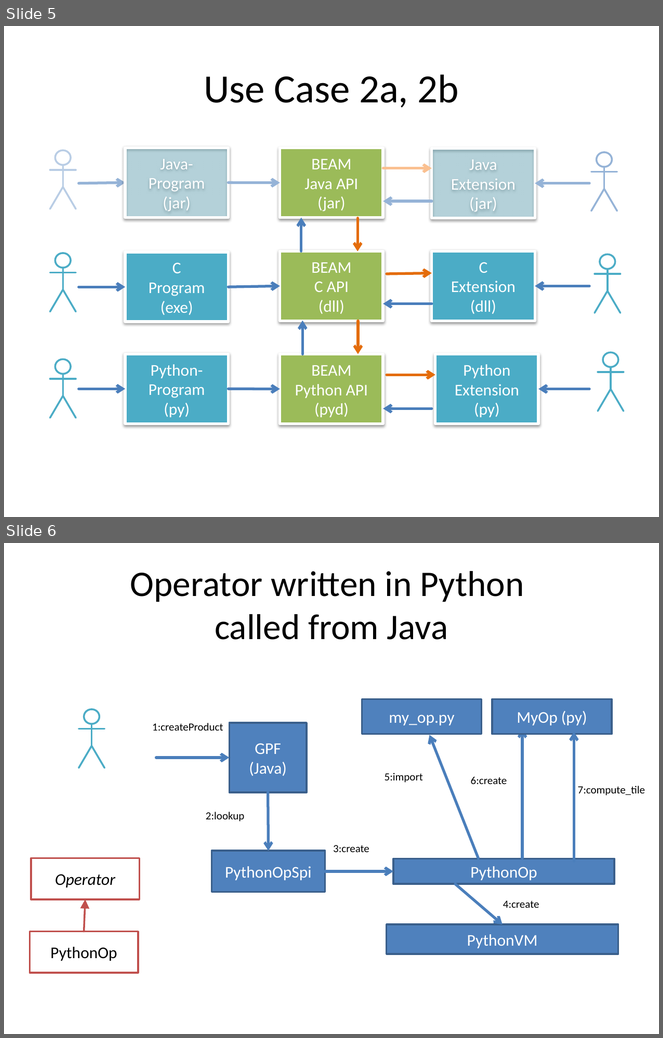
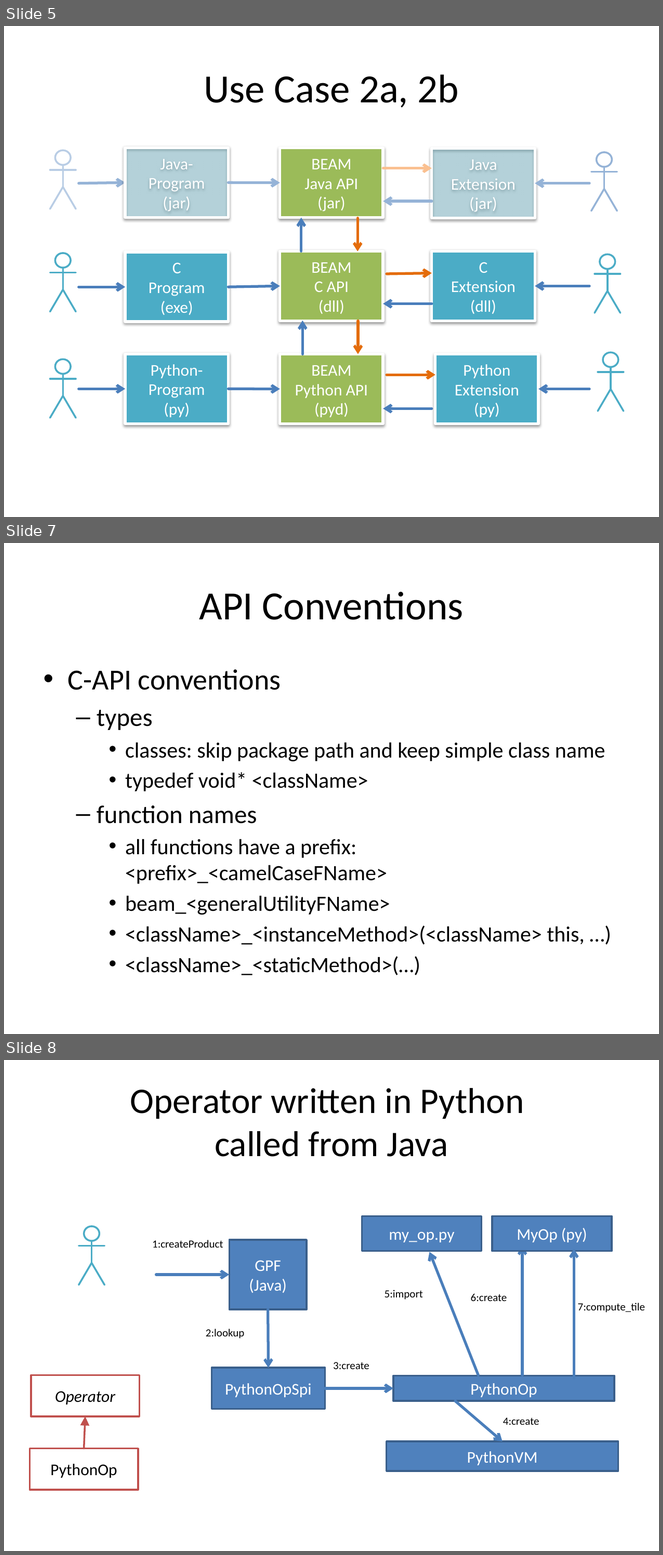
Before and after one commit to bcdev/beam-extapi, a slide deck: docs/beam-extapi.pptx. Shown one above the other, each under a label of ours: slides 5 and 6 before the commit, slides 5, 7 and 8 after it; the slides between them are not shown. The pictures are 663x1038 and 663x1555 pixels, drawn with LibreOffice and Linux fonts; fonts in the diff are those of the drawing. Boxes give left, top, right and bottom in pixels: in the first picture for what was removed or moved away, otherwise in the second. Text is boxed around its words. In the diff, an @@ line names an element or a change of style, - is before the commit and + after.

```diff
--- a/docs/beam-extapi.pptx
+++ b/docs/beam-extapi.pptx
@@ slide 7 added at <box>4,543,659,1034</box>, background #FFFFFF @@
@@ title added at <box>200,591,464,620</box>, 44 pt, text #000000 @@
+API Conventions
@@ text added at <box>68,669,606,976</box>, 24 pt, text #000000 @@
+• C-API conventions
+  – types
+    • classes: skip package path and keep simple class name
+    • typedef void* <className>
+  – function names
+    • all functions have a prefix: <prefix>_<camelCaseFName>
+    • beam_<generalUtilityFName>
+    • <className>_<instanceMethod>(<className> this, …)
+    • <className>_<staticMethod>(…)
@@ what was slide 6 is now slide 8 @@
```
Also in this commit, not shown: 1 other slide added.
